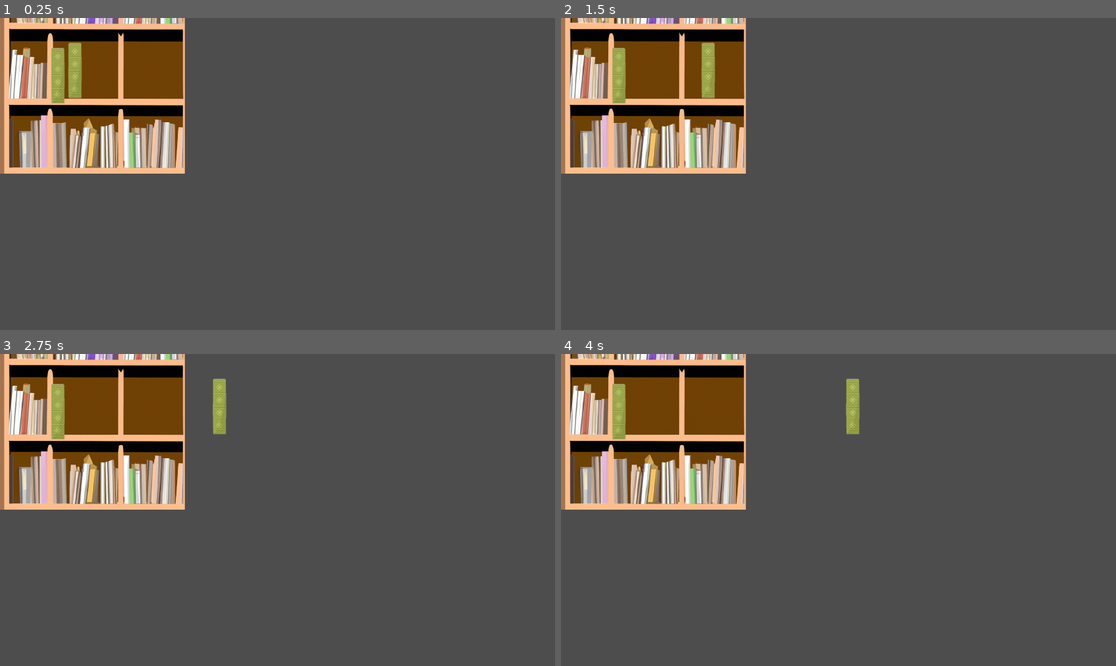
Above: before the commit, frames 1-4 (two rows, left to right).
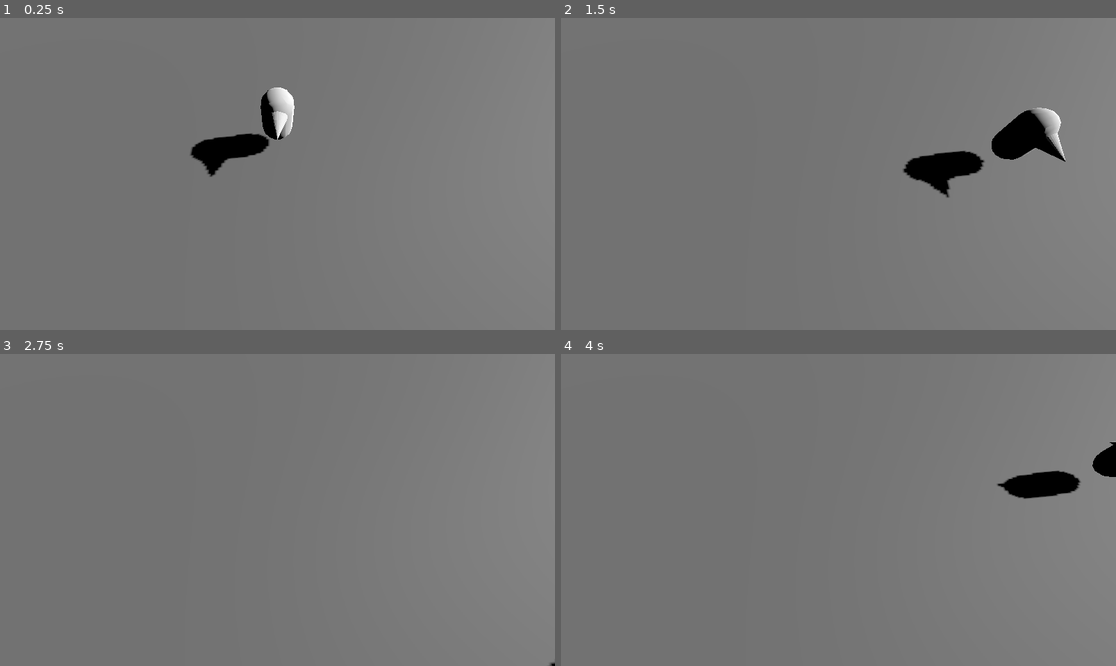
Above: after the commit, the same moments.

Repository: Staphir/LudumDare-2023
Game: Godot game, scene res://Scenes/main.tscn
The game is run twice, just before and just after one commit, with the same random seed, the same clock (stepped at 60 frames per second) and the same inputs. Before the commit the project starts from res://Scenes/mini_game.tscn.
Inputs:
- Up to frame 1 (0.25 s): no input
- Up to frame 2 (1.5 s): tap Enter (ui_accept) at 0.5, 0.6, 0.77, 1.07, 1.35 s; hold Right (ui_right) 0.53-1.28 s; hold Down (ui_down) from 1.28 s (still down)
- Up to frame 3 (2.75 s): tap Enter (ui_accept) at 1.52, 1.82, 2.1 s; release Down (ui_down) at 2.03 s; hold Right (ui_right) from 2.03 s (still down)
- Up to frame 4 (4 s): release Right (ui_right) at 2.78 s; hold Up (ui_up) 2.78-3.53 s; tap Enter (ui_accept) at 2.85, 3.02, 3.32, 3.6, 3.77 s; hold Left (ui_left) from 3.53 s (still down)

The runs differ from the first frame. In frame 1, 100% of the frame differs, in the area x 0-100%, y 0-100%; in frame 2, 100%; in frame 3, 100%; in frame 4, 100%.
Error before the commit: Parse Error: Expected indented block after function declaration. (res://Scripts/mob_book.gd:5)

Commit message:
Move capsule player in main scene

Diff:
--- a/Scenes/main.tscn
+++ b/Scenes/main.tscn
@@ -1,9 +1,31 @@
-[gd_scene load_steps=2 format=3 uid="uid://tm78qm5numdu"]
+[gd_scene load_steps=4 format=3 uid="uid://tm78qm5numdu"]
 
-[sub_resource type="PlaneMesh" id="PlaneMesh_lghfm"]
-size = Vector2(10, 10)
+[ext_resource type="PackedScene" uid="uid://xrlx06e4ifc0" path="res://Scenes/player.tscn" id="1_b8eqg"]
+
+[sub_resource type="BoxShape3D" id="BoxShape3D_hme5v"]
+size = Vector3(70, 2, 40)
+
+[sub_resource type="BoxMesh" id="BoxMesh_4un2i"]
+size = Vector3(70, 2, 40)
 
 [node name="Main" type="Node3D"]
 
-[node name="MeshInstance3D" type="MeshInstance3D" parent="."]
-mesh = SubResource("PlaneMesh_lghfm")
+[node name="Ground" type="StaticBody3D" parent="."]
+
+[node name="CollisionShape3D" type="CollisionShape3D" parent="Ground"]
+shape = SubResource("BoxShape3D_hme5v")
+
+[node name="MeshInstance3D" type="MeshInstance3D" parent="Ground"]
+transform = Transform3D(1, 0, 0, 0, 1, 0, 0, 0, 1, 0, -1, 0)
+mesh = SubResource("BoxMesh_4un2i")
+
+[node name="DirectionalLight" type="DirectionalLight3D" parent="."]
+transform = Transform3D(-0.103281, -0.588759, 0.801683, -0.0752283, 0.808309, 0.583933, -0.991803, -3.69476e-09, -0.127774, 29.673, 25.1222, 0)
+shadow_enabled = true
+
+[node name="MainCameraPivot" type="Marker3D" parent="."]
+
+[node name="MainCamera" type="Camera3D" parent="MainCameraPivot"]
+transform = Transform3D(1, 0, 0, 0, 0.427879, 0.903836, 0, -0.903836, 0.427879, 0, 14.6577, 10.1178)
+
+[node name="Player" parent="." instance=ExtResource("1_b8eqg")]
--- a/Scenes/player.tscn
+++ b/Scenes/player.tscn
@@ -3,7 +3,9 @@
 [ext_resource type="PackedScene" uid="uid://bebdagoj6g72b" path="res://Objects/Meshes/Players/Player.glb" id="1_33cip"]
 [ext_resource type="Script" path="res://Scripts/player.gd" id="1_qiaxq"]
 
-[sub_resource type="CapsuleShape3D" id="CapsuleShape3D_2g1jv"]
+[sub_resource type="CapsuleShape3D" id="CapsuleShape3D_bdatg"]
+radius = 1.26
+height = 4.435
 
 [node name="Player" type="CharacterBody3D"]
 script = ExtResource("1_qiaxq")
@@ -11,7 +13,8 @@
 [node name="Pivot" type="Node3D" parent="."]
 
 [node name="Player" parent="Pivot" instance=ExtResource("1_33cip")]
+transform = Transform3D(-1, 0, -8.74228e-08, 0, 1, 0, 8.74228e-08, 0, -1, 0, 2, 0)
 
 [node name="CollisionShape3D" type="CollisionShape3D" parent="."]
-transform = Transform3D(2.41502, 0, 0, 0, 2.18317, 0, 0, 0, 2.43792, 0, 0, 0)
-shape = SubResource("CapsuleShape3D_2g1jv")
+transform = Transform3D(1, 0, 0, 0, 1, 0, 0, 0, 1, 0, 2.05383, 0)
+shape = SubResource("CapsuleShape3D_bdatg")
--- a/Scripts/player.gd
+++ b/Scripts/player.gd
@@ -1,31 +1,42 @@
 extends CharacterBody3D
 
 
-const SPEED = 5.0
-const JUMP_VELOCITY = 4.5
+@export var MAX_SPEED = 15
+@export var ACCELERATION = 110
+@export var FRICTION = 100
+@export var ANGULAR_ACCELERATION = 7
 
-# Get the gravity from the project settings to be synced with RigidBody nodes.
-var gravity = ProjectSettings.get_setting("physics/3d/default_gravity")
+@onready var axis = Vector3.ZERO
 
 
 func _physics_process(delta):
-	# Add the gravity.
-	if not is_on_floor():
-		velocity.y -= gravity * delta
+	move(delta)
 
-	# Handle Jump.
-	if Input.is_action_just_pressed("ui_accept") and is_on_floor():
-		velocity.y = JUMP_VELOCITY
 
-	# Get the input direction and handle the movement/deceleration.
-	# As good practice, you should replace UI actions with custom gameplay actions.
-	var input_dir = Input.get_vector("ui_left", "ui_right", "ui_up", "ui_down")
-	var direction = (transform.basis * Vector3(input_dir.x, 0, input_dir.y)).normalized()
-	if direction:
-		velocity.x = direction.x * SPEED
-		velocity.z = direction.z * SPEED
+func get_input_axis():
+	axis.x = int(Input.is_action_pressed("ui_right")) - int(Input.is_action_pressed("ui_left"))
+	axis.z = int(Input.is_action_pressed("ui_down")) - int(Input.is_action_pressed("ui_up"))
+	return axis.normalized()
+
+
+func move(delta):
+	axis = get_input_axis()
+	if axis == Vector3.ZERO:
+		apply_friction(FRICTION * delta)
 	else:
-		velocity.x = move_toward(velocity.x, 0, SPEED)
-		velocity.z = move_toward(velocity.z, 0, SPEED)
+		apply_movement(axis * ACCELERATION * delta)
+		rotation.y = lerp_angle(rotation.y, atan2(axis.x, axis.z), delta * ANGULAR_ACCELERATION)
 
 	move_and_slide()
+
+
+func apply_friction(amount):
+	if velocity.length() > amount:
+		velocity -= velocity.normalized() * amount
+	else:
+		velocity = Vector3.ZERO
+
+
+func apply_movement(acceleration):
+	velocity += acceleration
+	velocity = velocity.limit_length(MAX_SPEED)
--- a/project.godot
+++ b/project.godot
@@ -11,7 +11,7 @@
 [application]
 
 config/name="Ludum Dare 2023"
-run/main_scene="res://Scenes/mini_game.tscn"
+run/main_scene="res://Scenes/main.tscn"
 config/features=PackedStringArray("4.1", "Forward Plus")
 config/icon="res://icon.svg"
 
@@ -19,3 +19,20 @@
 
 window/size/viewport_width=1920
 window/size/viewport_height=1080
+
+[input]
+
+ui_accept={
+"deadzone": 0.5,
+"events": [Object(InputEventKey,"resource_local_to_scene":false,"resource_name":"","device":0,"window_id":0,"alt_pressed":false,"shift_pressed":false,"ctrl_pressed":false,"meta_pressed":false,"pressed":false,"keycode":4194309,"physical_keycode":0,"key_label":0,"unicode":0,"echo":false,"script":null)
+, Object(InputEventKey,"resource_local_to_scene":false,"resource_name":"","device":0,"window_id":0,"alt_pressed":false,"shift_pressed":false,"ctrl_pressed":false,"meta_pressed":false,"pressed":false,"keycode":4194310,"physical_keycode":0,"key_label":0,"unicode":0,"echo":false,"script":null)
+, Object(InputEventKey,"resource_local_to_scene":false,"resource_name":"","device":0,"window_id":0,"alt_pressed":false,"shift_pressed":false,"ctrl_pressed":false,"meta_pressed":false,"pressed":false,"keycode":32,"physical_keycode":0,"key_label":0,"unicode":32,"echo":false,"script":null)
+, Object(InputEventJoypadButton,"resource_local_to_scene":false,"resource_name":"","device":-1,"button_index":0,"pressure":0.0,"pressed":false,"script":null)
+]
+}
+ui_cancel={
+"deadzone": 0.5,
+"events": [Object(InputEventKey,"resource_local_to_scene":false,"resource_name":"","device":0,"window_id":0,"alt_pressed":false,"shift_pressed":false,"ctrl_pressed":false,"meta_pressed":false,"pressed":false,"keycode":4194305,"physical_keycode":0,"key_label":0,"unicode":0,"echo":false,"script":null)
+, Object(InputEventJoypadButton,"resource_local_to_scene":false,"resource_name":"","device":-1,"button_index":2,"pressure":0.0,"pressed":false,"script":null)
+]
+}
Binary file changed: Objects/Meshes/Players/Player.glb
